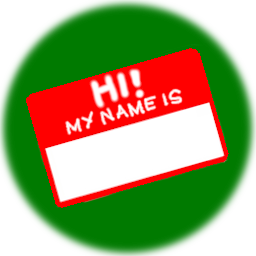
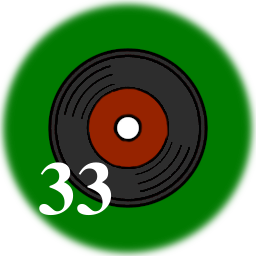
Layers edited between the first and the second 256px x 256px image:
added layer "runner-record-breaker-33-text" above "runner-record-breaker-lines" over [39, 162, 112, 216]
added layer "runner-record-breaker-lines" above "runner-record-breaker-white" over [48, 48, 208, 208]
added layer "runner-record-breaker-white" above "runner-record-breaker-78-blue" over [116, 116, 140, 140]
added layer "runner-record-breaker-33-red" above "runner-record-breaker-platter" over [89, 88, 168, 168]
added layer "runner-record-breaker-platter" above "runner-name-badge" over [51, 50, 206, 206]
hid "runner-name-badge" over [26, 44, 229, 209]
